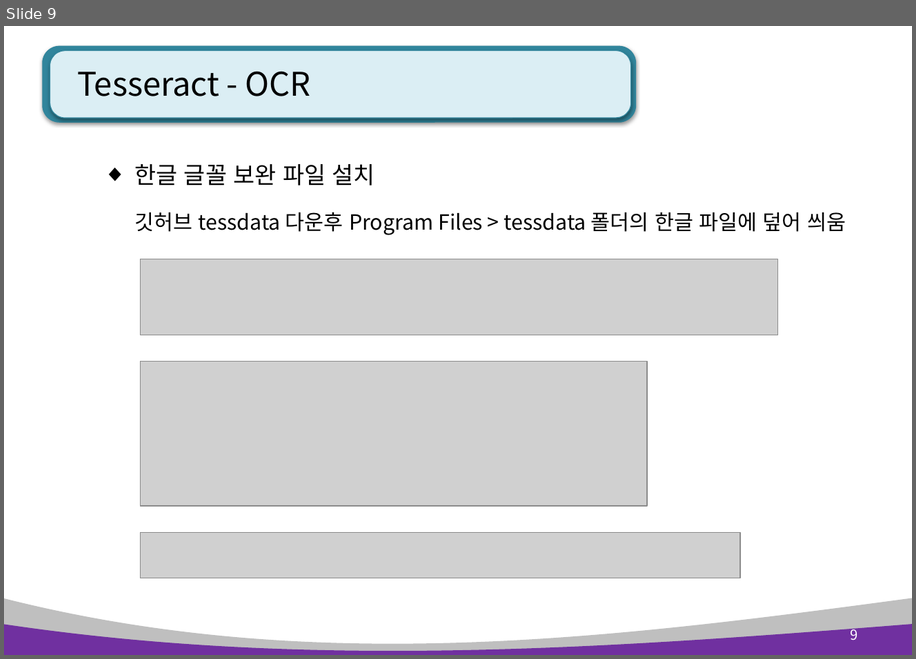
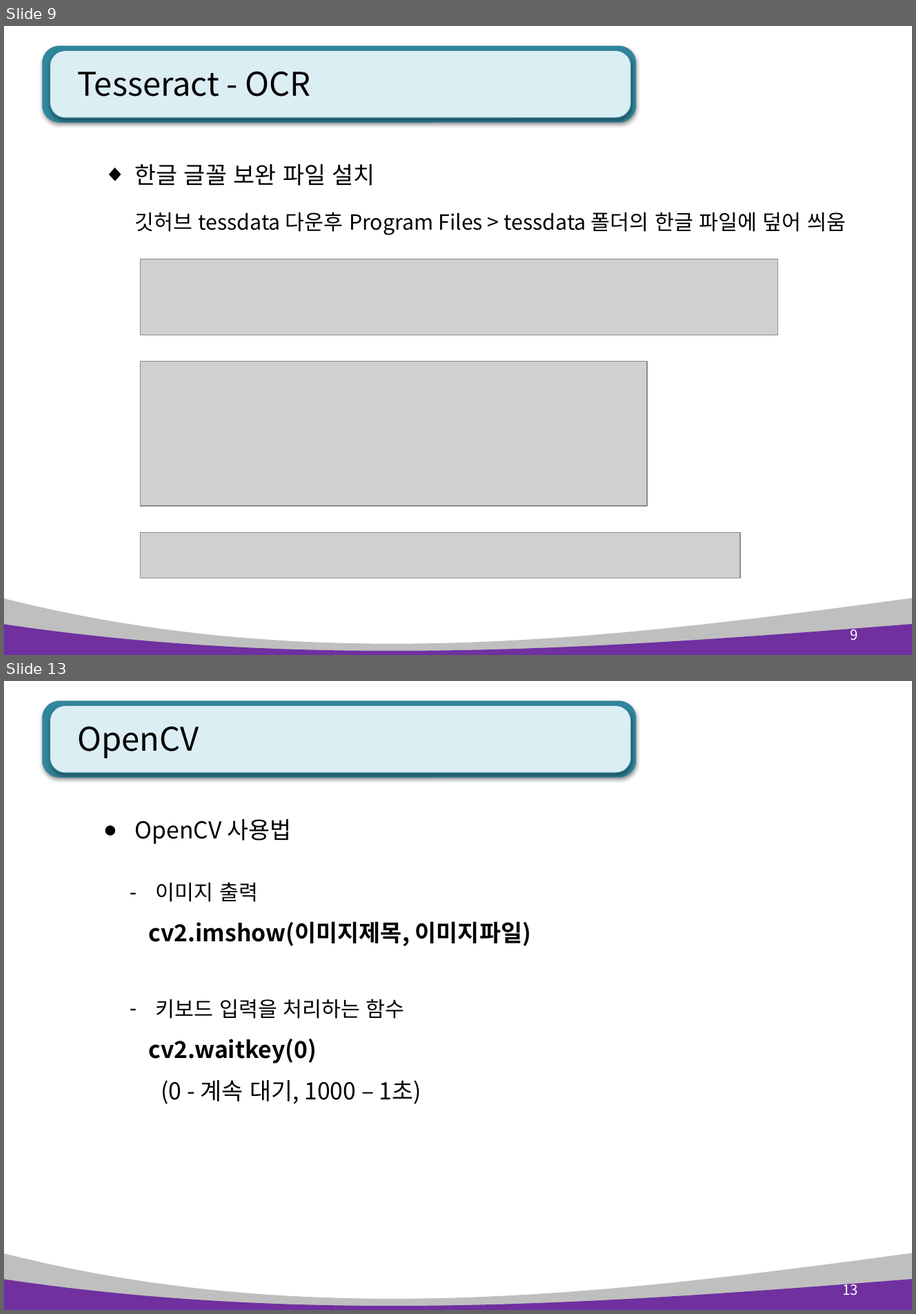
Before and after one commit to AhNyx/js_works, a slide deck: ppt/python_ppt/Python OCR.pptx. Shown one above the other, each under a label of ours: slide 9 before the commit, slides 9 and 13 after it; the slides between them are not shown. The pictures are 916x659 and 916x1314 pixels, drawn with LibreOffice and Linux fonts; fonts in the diff are those of the drawing; grey boxes stand for pictures. Boxes give left, top, right and bottom in pixels: in the first picture for what was removed or moved away, otherwise in the second. Text is boxed around its words. In the diff, an @@ line names an element or a change of style, - is before the commit and + after.

```diff
--- a/ppt/python_ppt/Python OCR.pptx
+++ b/ppt/python_ppt/Python OCR.pptx
@@ slide 13 added at box(4, 681, 912, 1310), background #FFFFFF; not listed: 4 template elements that a slide beside it also shows @@
@@ title added at box(77, 726, 199, 758), 28 pt, text #000000 @@
+OpenCV
@@ text added at box(134, 819, 291, 844), 20 pt, text #000000 @@
+● OpenCV 사용법
@@ text added at box(148, 882, 531, 946), 20 pt, text #000000, bold @@
+– 이미지 출력
+cv2.imshow(이미지제목, 이미지파일)
@@ text added at box(148, 998, 421, 1104), 20 pt, text #000000 @@
+– 키보드 입력을 처리하는 함수
+cv2.waitkey(0)
+(0 - 계속 대기, 1000 – 1초)
@@ page number added at box(843, 1280, 858, 1295), 12 pt, text #FFFFFF @@
+13
```
Also in this commit, not shown: 2 slides changed, 5 other slides added, 52 other files.
